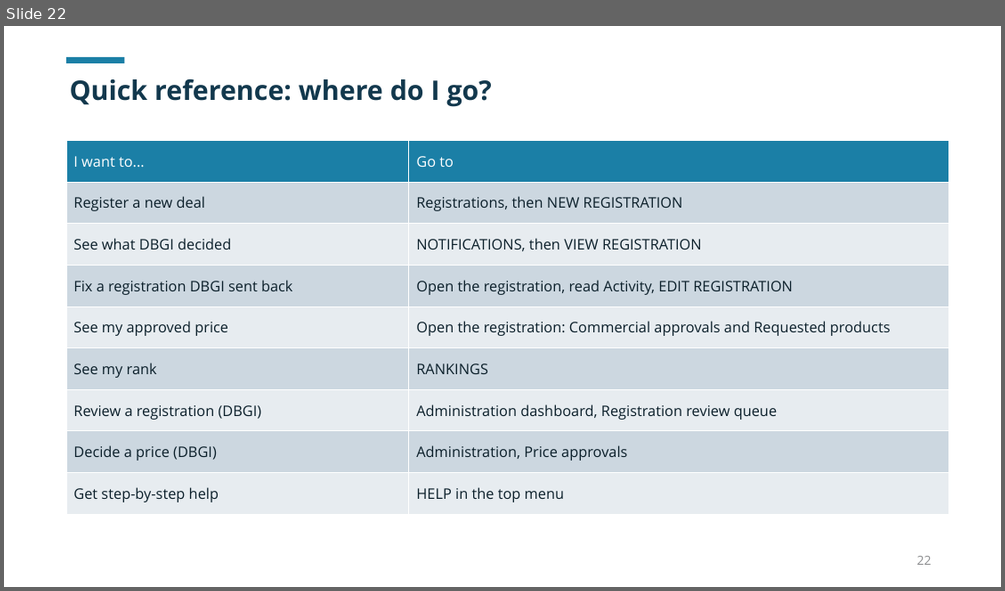
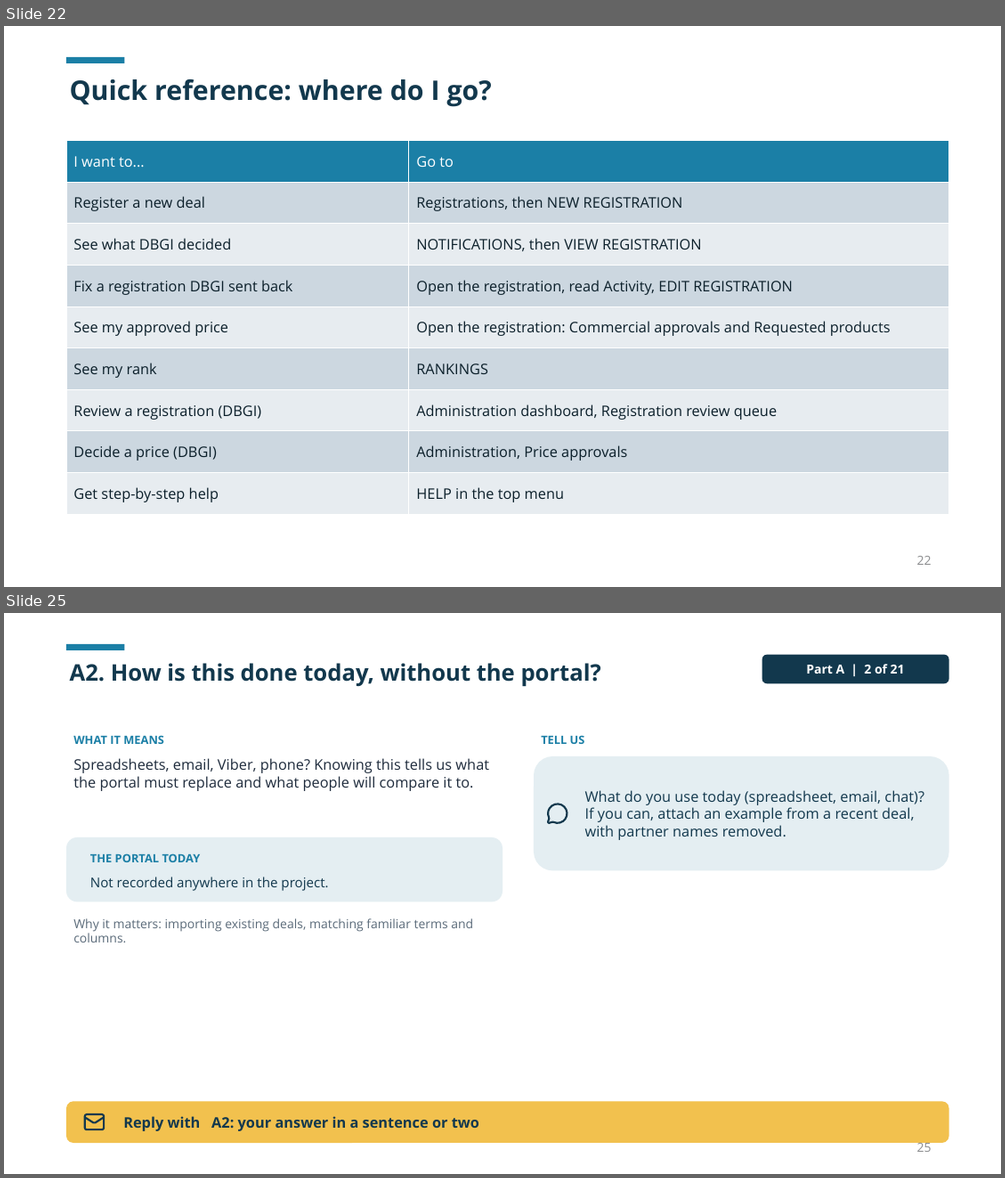
Before and after one commit to dbsuarez/dbgi-deal-registration-portal, a slide deck: docs/guides/Portal User Guide/Using the DBGI Portal.pptx. Shown one above the other, each under a label of ours: slide 22 before the commit, slides 22 and 25 after it; the slides between them are not shown. The pictures are 1005x591 and 1005x1178 pixels, drawn with LibreOffice and Linux fonts; fonts in the diff are those of the drawing. Boxes give left, top, right and bottom in pixels: in the first picture for what was removed or moved away, otherwise in the second. Text is boxed around its words. In the diff, an @@ line names an element or a change of style, - is before the commit and + after.

```diff
--- a/docs/guides/Portal User Guide/Using the DBGI Portal.pptx
+++ b/docs/guides/Portal User Guide/Using the DBGI Portal.pptx
@@ slide 25 added at (4, 613, 1001, 1174), background #FFFFFF @@
@@ rectangle added at (66, 644, 124, 650), fill #1B7FA6 @@
@@ text added at (70, 663, 601, 687), 22 pt, text #12384D, bold @@
+A2. How is this done today, without the portal?
@@ rounded rectangle added at (762, 655, 949, 684), fill #12384D, 12 pt, text #FFFFFF, bold @@
+Part A | 2 of 21
@@ text added at (73, 735, 164, 744), 11 pt, text #1B7FA6, bold @@
+WHAT IT MEANS
@@ text added at (541, 735, 585, 744), 11 pt, text #1B7FA6, bold @@
+TELL US
@@ text added at (73, 758, 489, 791), 14 pt, text #1E2B3C @@
+Spreadsheets, email, Viber, phone? Knowing this tells us what the portal must replace and what people will compare it to.
@@ rounded rectangle added at (534, 756, 949, 871), fill #E4EEF2, 14 pt, text #12384D @@
+What do you use today (spreadsheet, email, chat)? If you can, attach an example from a recent deal, with partner names removed.
@@ freeform shape added at (546, 803, 569, 826), outline #12384D 1.83 pt @@
@@ rounded rectangle added at (66, 837, 502, 901), fill #E4EEF2 @@
@@ text added at (90, 853, 201, 862), 11 pt, text #1B7FA6, bold @@
+THE PORTAL TODAY
@@ text added at (90, 876, 328, 891), 13 pt, text #12384D @@
+Not recorded anywhere in the project.
@@ text added at (73, 918, 473, 942), 12 pt, text #5B6B7A @@
+Why it matters: importing existing deals, matching familiar terms and columns.
@@ rounded rectangle added at (66, 1102, 949, 1143), fill #F2C14E @@
@@ freeform shape added at (83, 1111, 106, 1134), outline #12384D 1.83 pt @@
@@ text added at (123, 1116, 479, 1131), 14 pt, text #12384D, bold @@
+Reply with A2: your answer in a sentence or two
@@ page number added at (917, 1139, 931, 1151), 12 pt, text #8C8D8E @@
+25
```
Also in this commit, not shown: 1 slide changed, 22 other slides added, 8 other files.
